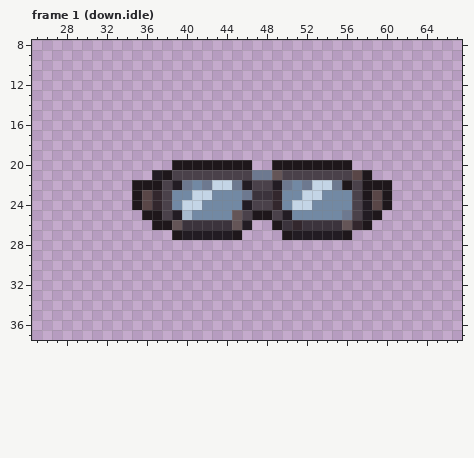
One commit to this pixel-art file: assets/source/characters/player-r01/editable/headwear.goggles.aseprite. The picture above was drawn from the file before the commit.
96x144 pixels, 4 frames. Colours within 5 levels of each other are drawn and written as one. Shown: frame 1 (down.idle): x 25..67, y 8..37. The commit also changed other frames, which this record leaves out.
New version:
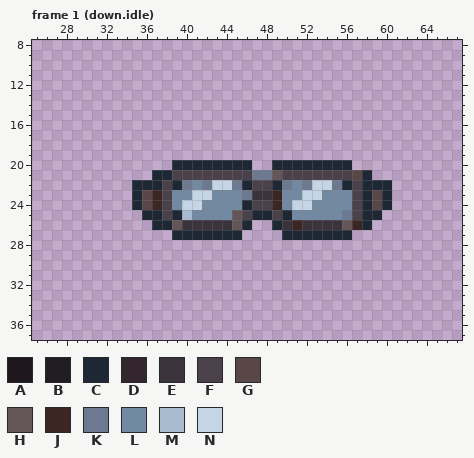
Palette (. is transparent): A #1e171b  B #221c23  C #1e2835  D #33272d  E #3b333c  F #4a414a  G #594647  H #645557  J #3c2623  K #6d7990  L #7289a4  M #a7bace  N #c4d5e6
The edit:
--- frame 1 (down.idle)
@@ x 33..62 @@
 19 ..............................
-20 ......AAAAAAAA..AAAAAAAA......
-21 ....BAFFFFFFFFKKHFFFFFFFGA....
-22 ..AAAFBKLKNNKBFFBKLKNNKAFAAA..
-23 ..AGDFLLNNLLLKEEDLLNNLLLFAGA..
-24 ..AGDFLNNLLLLBFFDLNNLLLLFBGA..
-25 ...AAFBMLLLLHFAAFBLLLLLKFBA...
-26 ....AAHEEEEEHB..AEDEEEEHDA....
-27 ......ABBBBBA....ABBBBBA......
+20 ......CCCCCCCC..CCCCCCCC......
+21 ....CCFFFFFFFFKKHFFFFFFFGC....
+22 ..CCCFCKLKNNKCFFCKLKNNKCFCCC..
+23 ..CGJFLLNNLLLKEEJLLNNLLLFCGC..
+24 ..CGJFLNNLLLLCFFJLNNLLLLFCGC..
+25 ...CCFCMLLLLHFCCFCLLLLLKFCC...
+26 ....CCHEEEEEHC..CEJEEEEHJC....
+27 ......CCCCCCC....CCCCCCC......
 28 ..............................
Changed places in both pictures, as pixel boxes (x1, y1, x2, y2):
changed: (132, 160, 392, 240)
